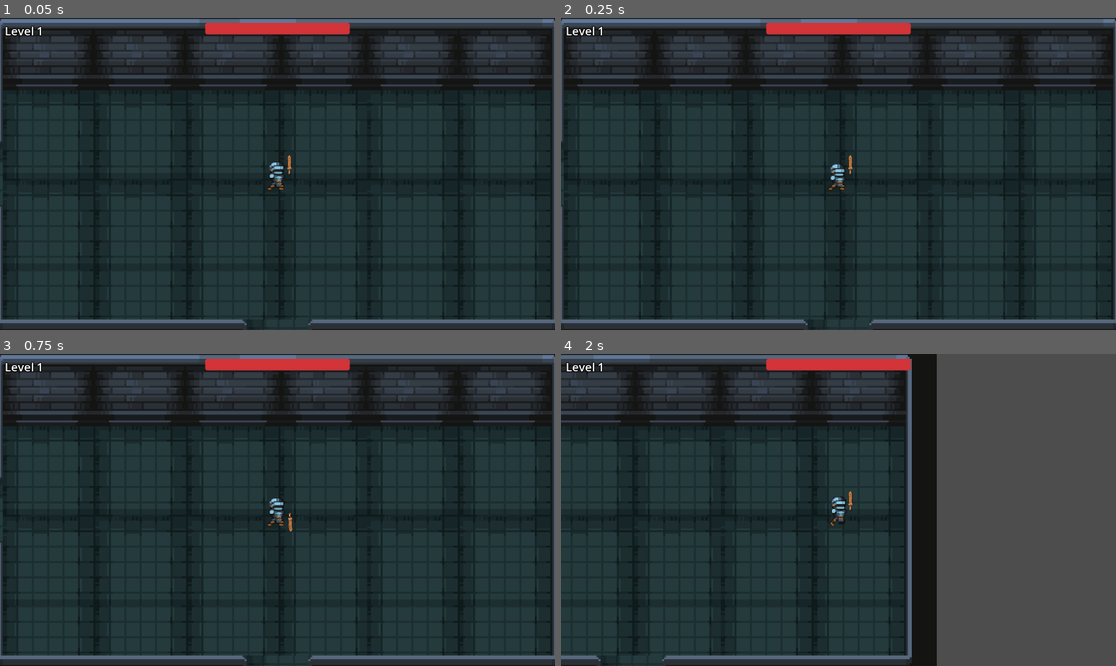
Above: before the commit, frames 1-4 (two rows, left to right).
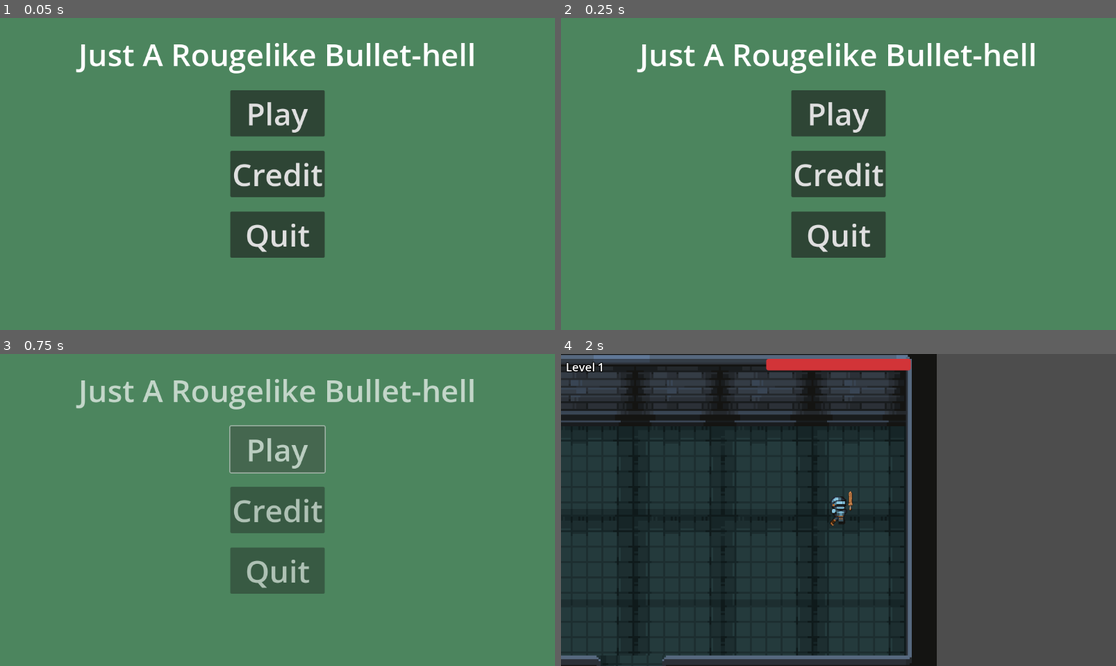
Above: after the commit, the same moments.

Repository: Robert-Riordan-UCD/GameDevJourney
Game: Godot game, scene res://GUI/MainMenu.tscn
Same seed, same stepped clock (60 frames per second), same inputs: the game is played once before the commit and once after it. Before the commit the project starts from res://World/Levels/level.tscn.
Inputs (mouse positions are in pixels of both pictures, inside the frame that each line leads up to):
- Up to frame 1 (0.05 s): no input
- Up to frame 2 (0.25 s): no input
- Up to frame 3 (0.75 s): click (277, 450) at 0.5 s, where only the run after the commit has a clickable "Play"
- Up to frame 4 (2 s): move the mouse to (960, 494) at 1.27 s; hold D (player_right) from 1.28 s (still down); hold Space (player_dash) from 1.28 s (still down)

The runs differ from the first frame. In frame 1, 95% of the frame differs, in the area x 0-100%, y 0-100%; in frame 2, 95%; in frame 3, 100%; in frame 4, nothing differs.

Commit message:
Main menu is now the default start scene

Diff:
--- a/Rougelike_Bullethell_Dungeon_Crawler/project.godot
+++ b/Rougelike_Bullethell_Dungeon_Crawler/project.godot
@@ -11,7 +11,7 @@
 [application]
 
 config/name="BulletHell"
-run/main_scene="res://World/Levels/level.tscn"
+run/main_scene="res://GUI/MainMenu.tscn"
 config/features=PackedStringArray("4.2", "Forward Plus")
 config/icon="res://icon.svg"
 
